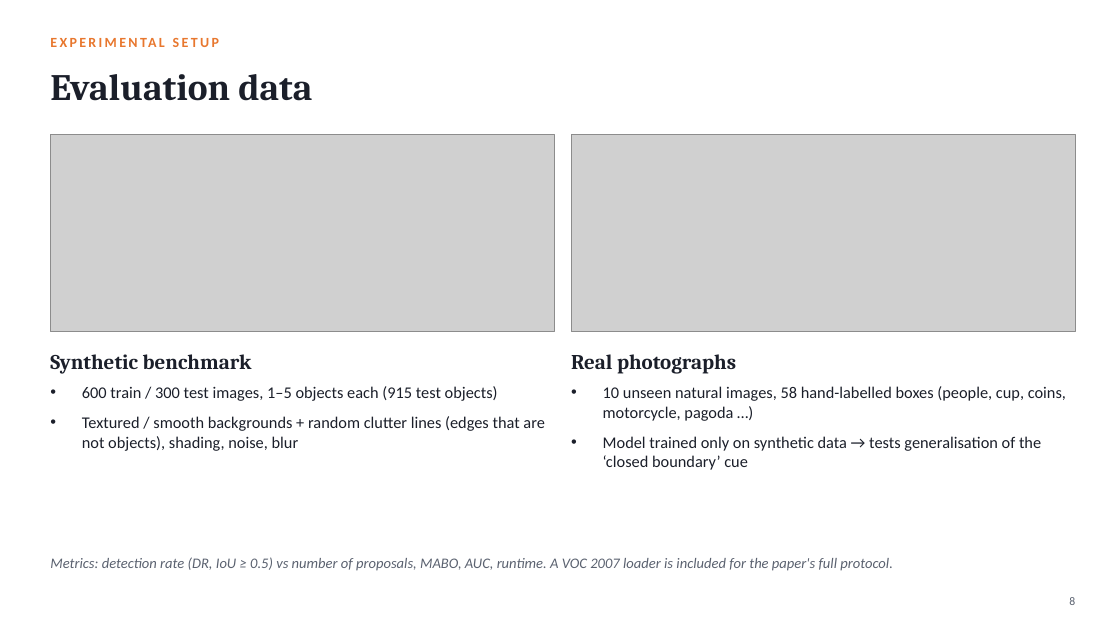
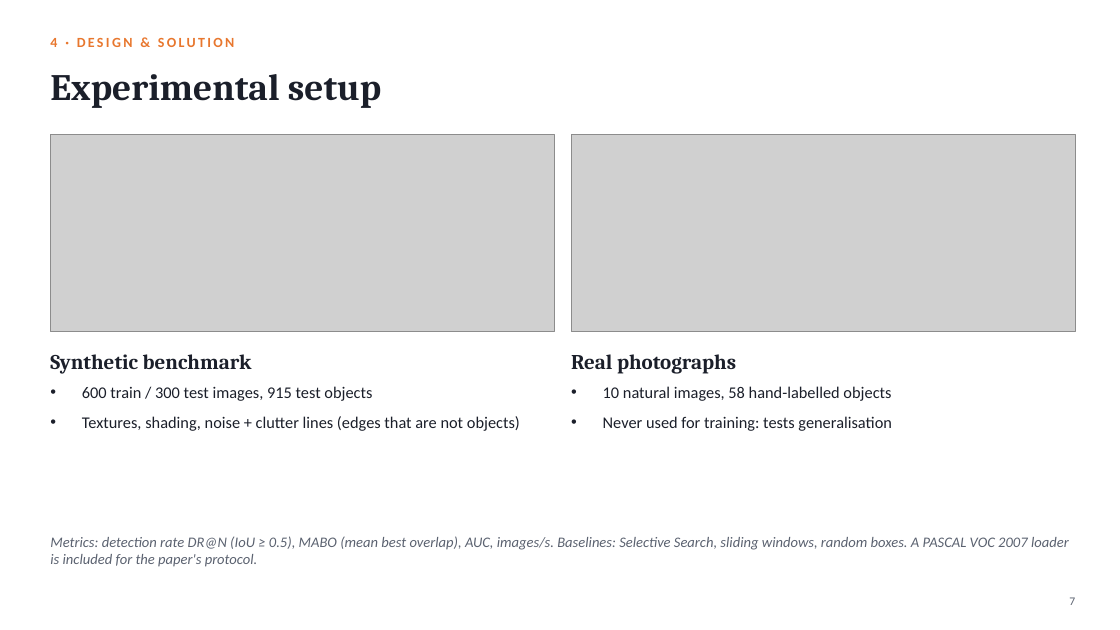
Before and after one commit to hari18305/cvprojectg10, a slide deck: slide 7 of presentation/BING_Objectness_Group10.pptx (slide 8 before the commit). Drawn at 1120x630 pixels with LibreOffice and Linux fonts; fonts in the diff are those of the drawing; grey boxes stand for pictures. Boxes give left, top, right and bottom in pixels: in the first picture for what was removed or moved away, otherwise in the second. Text is boxed around its words. In the diff, an @@ line names an element or a change of style, - is before the commit and + after.

Commit message:
Restructure presentation into 12 slides for a 10-minute talk
Sections: introduction, problem definition, proposed solution and novelty,
design and solution, result analysis with comparison to existing methods.

```diff
--- a/presentation/BING_Objectness_Group10.pptx
+++ b/presentation/BING_Objectness_Group10.pptx
@@ text at (50, 38, 234, 47): text changed @@
-EXPERIMENTAL SETUP
+4 · DESIGN & SOLUTION
@@ text at (50, 74, 381, 108): text changed @@
-Evaluation data
+Experimental setup
@@ text at (82, 386, 520, 431): text changed @@
-• 600 train / 300 test images, 1–5 objects each (915 test objects)
-• Textured / smooth backgrounds + random clutter lines (edges that are not objects), shading, noise, blur
+• 600 train / 300 test images, 915 test objects
+• Textures, shading, noise + clutter lines (edges that are not objects)
@@ text at (603, 386, 892, 431): text changed @@
-• 10 unseen natural images, 58 hand-labelled boxes (people, cup, coins, motorcycle, pagoda …)
-• Model trained only on synthetic data → tests generalisation of the ‘closed boundary’ cue
+• 10 natural images, 58 hand-labelled objects
+• Never used for training: tests generalisation
@@ text at (50, 536, 1069, 567): text changed @@
-Metrics: detection rate (DR, IoU ≥ 0.5) vs number of proposals, MABO, AUC, runtime. A VOC 2007 loader is included for the paper's full protocol.
+Metrics: detection rate DR@N (IoU ≥ 0.5), MABO (mean best overlap), AUC, images/s. Baselines: Selective Search, sliding windows, random boxes. A PASCAL VOC 2007 loader is included for the paper's protocol.
@@ text at (1069, 597, 1075, 605): text changed @@
-8
+7
```
Also in this commit, not shown: 6 other slides changed, 4 slides added, 10 slides removed, 1 other file.
